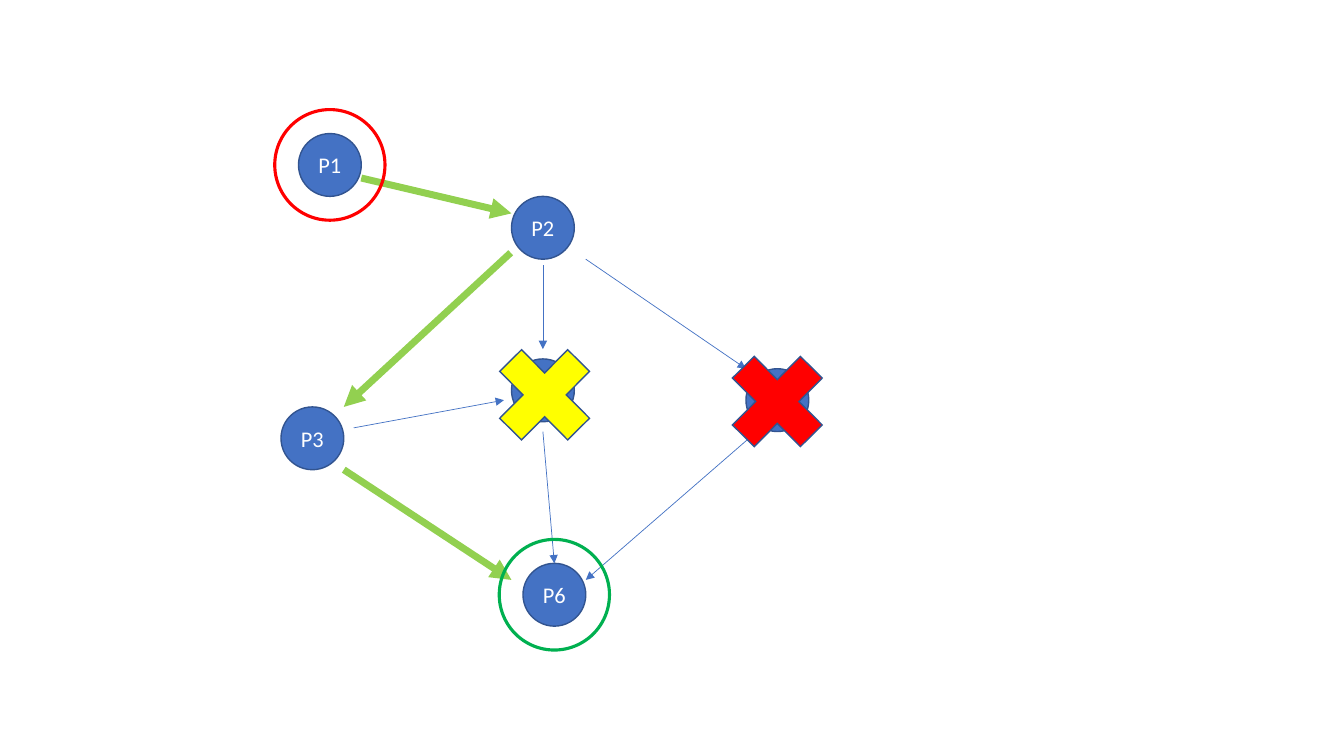
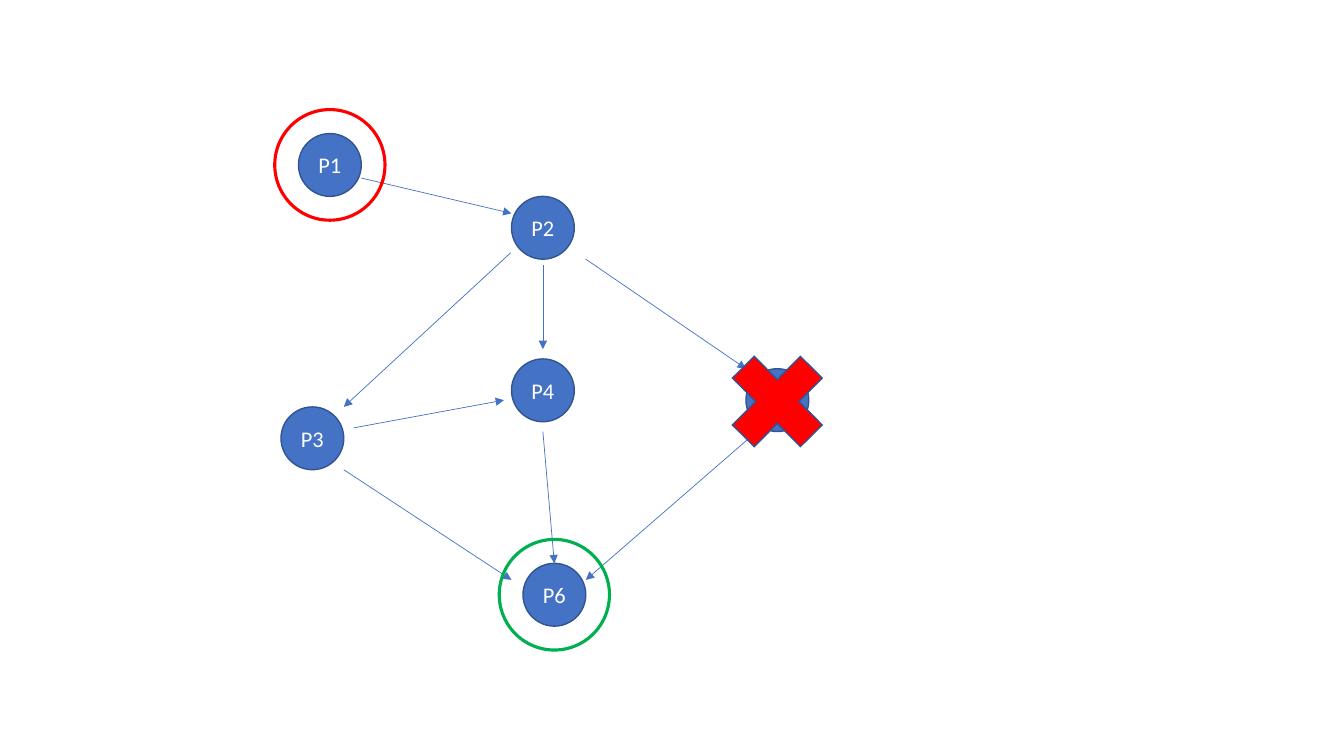
Before and after one commit to netgroup-polito/its-tracking, a slide deck: slide 1 of Other/graph.pptx. Drawn at 1344x756 pixels with LibreOffice and Linux fonts; fonts in the diff are those of the drawing. Boxes give left, top, right and bottom in pixels: in the first picture for what was removed or moved away, otherwise in the second. Text is boxed around its words. In the diff, an @@ line names an element or a change of style, - is before the commit and + after.

```diff
--- a/Other/graph.pptx
+++ b/Other/graph.pptx
@@ arrow (361, 178) - (511, 214): stroke #92D050 5 pt to #4472C4 0.5 pt @@
@@ arrow (511, 253) - (344, 407): stroke #92D050 5 pt to #4472C4 0.5 pt @@
@@ cross removed at (480,329,611,461) @@
@@ text in ellipse at (531,384,554,399): text added @@
+P4
@@ arrow (344, 470) - (511, 580): stroke #92D050 5 pt to #4472C4 0.5 pt @@
```
Also in this commit, not shown: 11 other files.
